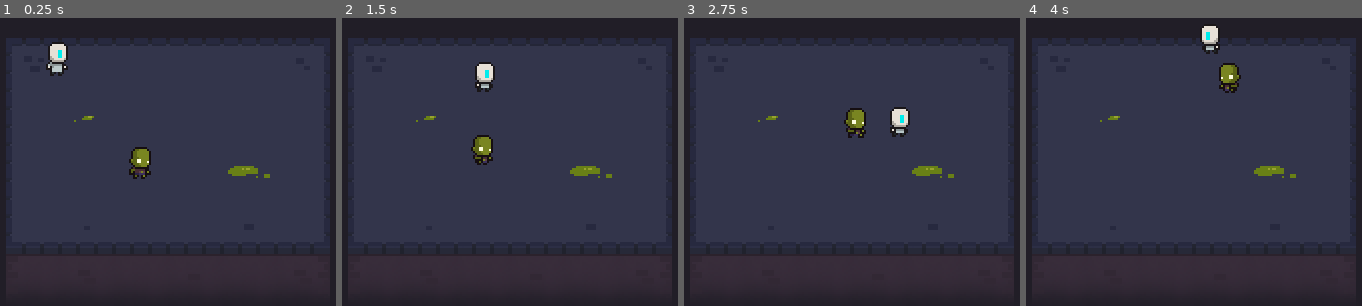
Above: before the commit, frames 1-4 (left to right).
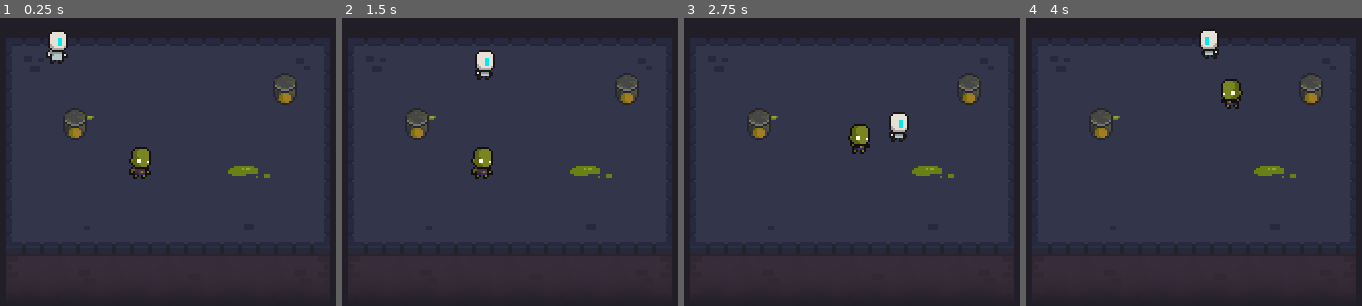
Above: after the commit, the same moments.

Repository: FelixSnz/ZombiesDgame
Game: Godot game, scene res://World.tscn
Same seed, same stepped clock (60 frames per second), same inputs: the game is played once before the commit and once after it.
Inputs:
- Up to frame 1 (0.25 s): no input
- Up to frame 2 (1.5 s): hold Right (ui_right) 0.53-1.28 s; hold Down (ui_down) from 1.28 s (still down)
- Up to frame 3 (2.75 s): release Down (ui_down) at 2.03 s; hold Right (ui_right) from 2.03 s (still down)
- Up to frame 4 (4 s): release Right (ui_right) at 2.78 s; hold Up (ui_up) 2.78-3.53 s; hold Left (ui_left) from 3.53 s (still down)

The runs differ from the first frame. In frame 1, 1.7% of the frame differs, in the area x 13-89%, y 4-43%; in frame 2, 2.3%, in the area x 18-89%, y 11-56%; in frame 3, 2.2%; in frame 4, 2.2%.

Commit message:
toxic barrels

Diff:
--- a/Player/Player.tscn
+++ b/Player/Player.tscn
@@ -45,7 +45,6 @@
 height = 2.0
 
 [node name="Player" type="KinematicBody2D"]
-position = Vector2( 0, -6 )
 collision_layer = 2
 script = ExtResource( 2 )
 max_speed = 40.0
@@ -56,8 +55,9 @@
 frames = SubResource( 7 )
 animation = "Idle"
 playing = true
+offset = Vector2( 0, -6 )
 
 [node name="CollisionShape2D" type="CollisionShape2D" parent="."]
-position = Vector2( -1, 6 )
+position = Vector2( -0.430416, -0.123028 )
 rotation = 1.5708
 shape = SubResource( 8 )
--- a/World.tscn
+++ b/World.tscn
@@ -1,10 +1,11 @@
-[gd_scene load_steps=24 format=2]
+[gd_scene load_steps=25 format=2]
 
 [ext_resource path="res://Player/Player.tscn" type="PackedScene" id=1]
 [ext_resource path="res://Zombies/Zombie.tscn" type="PackedScene" id=2]
 [ext_resource path="res://Tiles/tile_zombies_games.png" type="Texture" id=3]
 [ext_resource path="res://Tiles/down_walls.png" type="Texture" id=4]
 [ext_resource path="res://Tiles/extra_tiles.png" type="Texture" id=5]
+[ext_resource path="res://World/ToxicBarrel.tscn" type="PackedScene" id=6]
 
 [sub_resource type="OccluderPolygon2D" id=1]
 polygon = PoolVector2Array( 0, 27, 3, 27, 3, 4, 27, 4, 27, 0, 0, 0, 0, 15.5163 )
@@ -290,4 +291,10 @@
 [node name="Zombie" parent="YSort" instance=ExtResource( 2 )]
 position = Vector2( 94.3516, 89.2768 )
 
-[node name="YSort2" type="YSort" parent="."]
+[node name="ToxicBarrels" type="YSort" parent="YSort"]
+
+[node name="ToxicBarrel" parent="YSort/ToxicBarrels" instance=ExtResource( 6 )]
+position = Vector2( 61.2828, 74.8627 )
+
+[node name="ToxicBarrel2" parent="YSort/ToxicBarrels" instance=ExtResource( 6 )]
+position = Vector2( 166.577, 57.7236 )
--- /dev/null
+++ b/World/ToxicBarrel.tscn
@@ -0,0 +1,19 @@
+[gd_scene load_steps=3 format=2]
+
+[ext_resource path="res://World/toxic-barrels.png" type="Texture" id=1]
+
+[sub_resource type="CapsuleShape2D" id=1]
+radius = 3.0
+height = 6.0
+
+[node name="ToxicBarrel" type="StaticBody2D"]
+
+[node name="Sprite" type="Sprite" parent="."]
+texture = ExtResource( 1 )
+offset = Vector2( -1, -5 )
+hframes = 4
+frame = 3
+
+[node name="CollisionShape2D" type="CollisionShape2D" parent="."]
+rotation = 1.5708
+shape = SubResource( 1 )
Binary file added: World/toxic-barrels.png
Not shown, added: World/toxic-barrels.png.import
